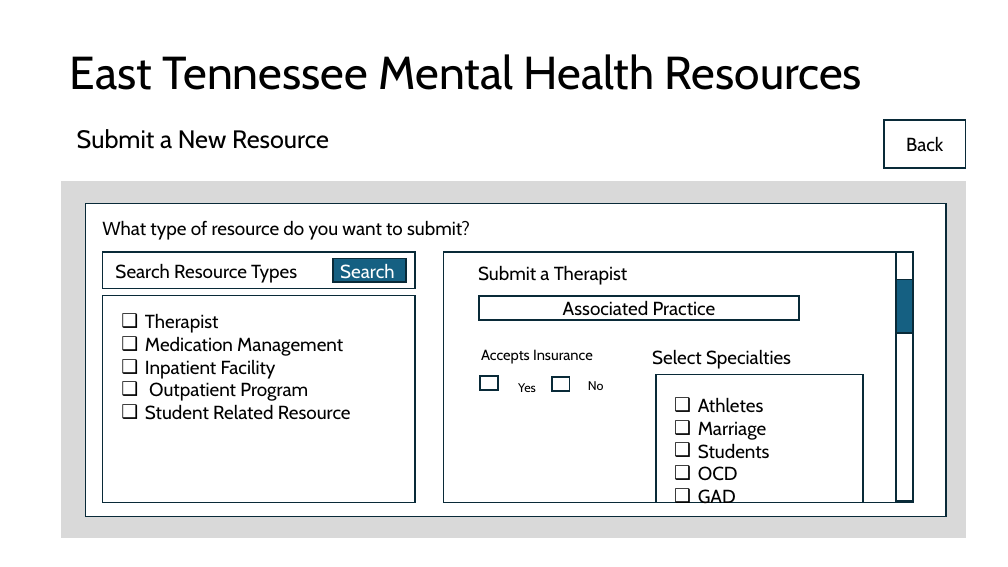
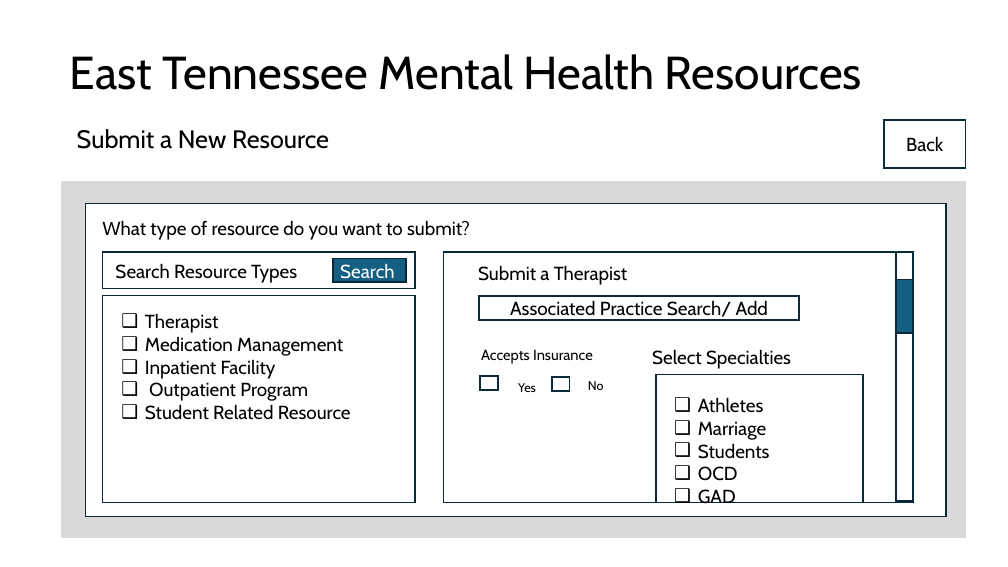
Before and after one commit to ReislerJ/East_TN_MH_Resources, a slide deck: slide 9 of Mock Slides.pptx (slide 8 before the commit). Drawn at 1008x567 pixels with LibreOffice and Linux fonts; fonts in the diff are those of the drawing; background and template pictures are left out. Boxes give left, top, right and bottom in pixels: in the first picture for what was removed or moved away, otherwise in the second. Text is boxed around its words. In the diff, an @@ line names an element or a change of style, - is before the commit and + after.

```diff
--- a/Mock Slides.pptx
+++ b/Mock Slides.pptx
@@ text in rectangle at [510,300,768,320]: text changed @@
-Associated Practice
+Associated Practice Search/ Add
```
Also in this commit, not shown: 3 other slides changed, 7 slides added, 3 other files.
